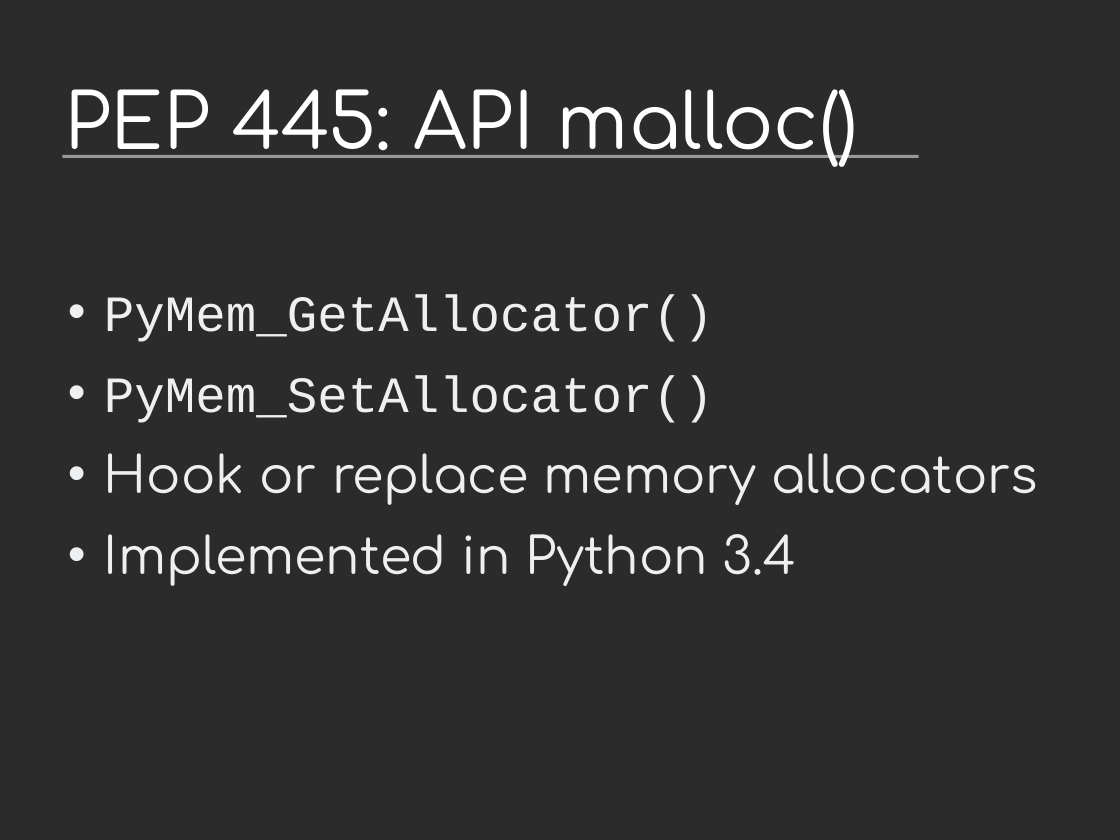
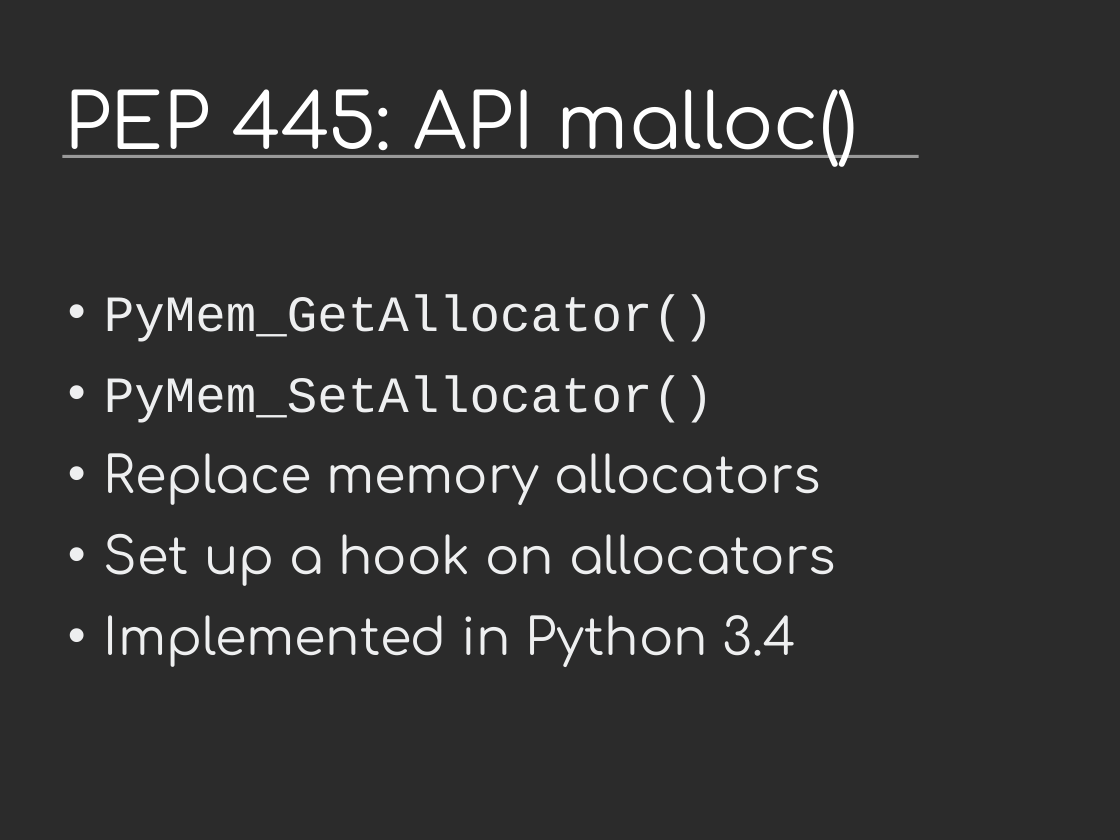
Before and after one commit to vstinner/talks, a slide deck: slide 14 of 2014-Pycon-Montreal/tracemalloc.odp. Drawn at 1120x840 pixels with LibreOffice and Linux fonts; fonts in the diff are those of the drawing; background and template pictures are left out; a plain dark background stands for a picture behind light text. Boxes give left, top, right and bottom in pixels: in the first picture for what was removed or moved away, otherwise in the second. Text is boxed around its words. In the diff, an @@ line names an element or a change of style, - is before the commit and + after.

```diff
--- a/2014-Pycon-Montreal/tracemalloc.odp
+++ b/2014-Pycon-Montreal/tracemalloc.odp
@@ text at box(104, 453, 836, 586): text changed @@
-• Hook or replace memory allocators
+• Replace memory allocators
+• Set up a hook on allocators
```
Also in this commit, not shown: 2 other slides changed, 2 slides added, 3 other files.
